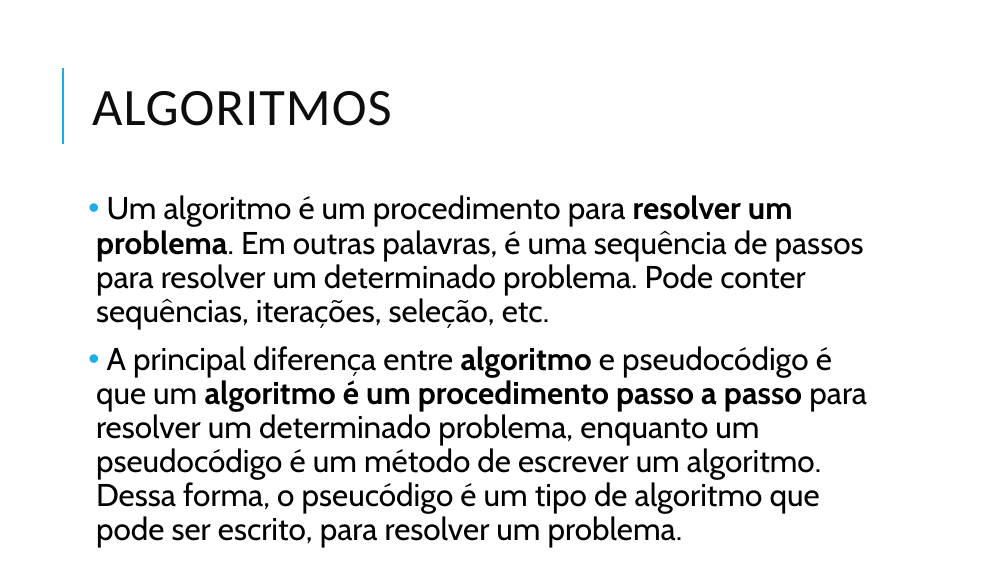
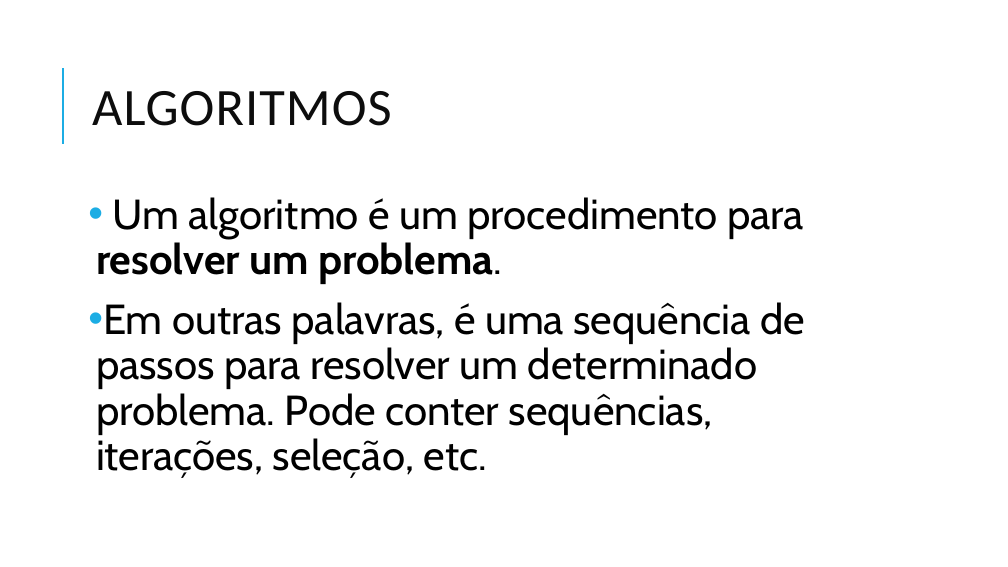
Before and after one commit to danhpaiva/una-teach-mca-202602, a slide deck: slide 8 of slide/teorica/01/01.raciocinio_logico_alg.pptx (slide 7 before the commit). Drawn at 1008x567 pixels with LibreOffice and Linux fonts; fonts in the diff are those of the drawing. Boxes give left, top, right and bottom in pixels: in the first picture for what was removed or moved away, otherwise in the second. Text is boxed around its words. In the diff, an @@ line names an element or a change of style, - is before the commit and + after.

```diff
--- a/slide/teorica/01/01.raciocinio_logico_alg.pptx
+++ b/slide/teorica/01/01.raciocinio_logico_alg.pptx
@@ text at [96,197,805,478]: text changed; size 30 to 40 pt @@
-• Um algoritmo é um procedimento para resolver um problema. Em outras palavras, é uma sequência de passos para resolver um determinado problema. Pode conter sequências, iterações, seleção, etc.
-• A principal diferença entre algoritmo e pseudocódigo é que um algoritmo é um procedimento passo a passo para resolver um determinado problema, enquanto um pseudocódigo é um método de escrever um algoritmo. Dessa forma, o pseucódigo é um tipo de algoritmo que pode ser escrito, para resolver um problema.
+• Um algoritmo é um procedimento para resolver um problema.
+• Em outras palavras, é uma sequência de passos para resolver um determinado problema. Pode conter sequências, iterações, seleção, etc.
```
Also in this commit, not shown: 3 other slides changed, 3 slides added, 1 other file.
